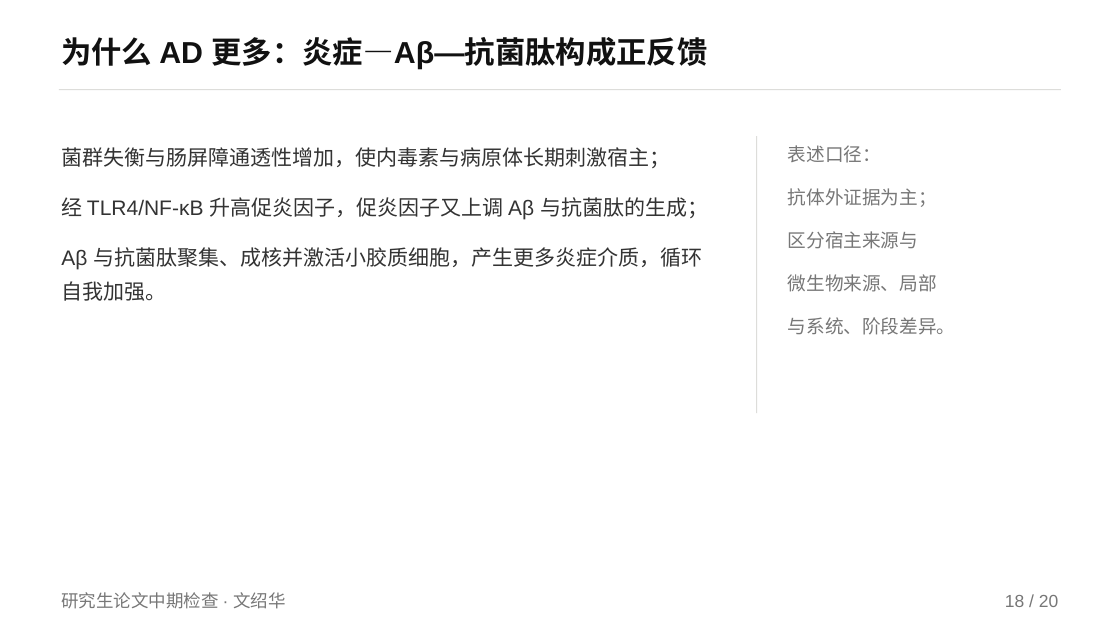
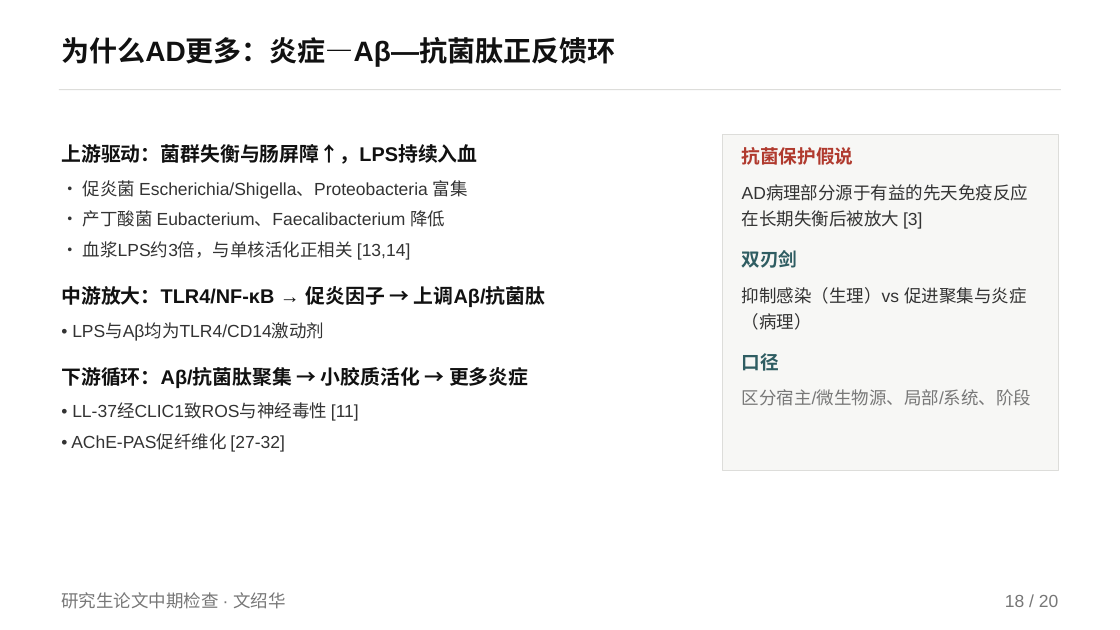
Before and after one commit to mqgg5630-cyber/zhongqi, a slide deck: slide 18 of deliverable/中期答辩_H_nature风.pptx. Drawn at 1120x630 pixels with LibreOffice and Linux fonts; fonts in the diff are those of the drawing. Boxes give left, top, right and bottom in pixels: in the first picture for what was removed or moved away, otherwise in the second. Text is boxed around its words. In the diff, an @@ line names an element or a change of style, - is before the commit and + after.

Commit message:
fix: 删除旧检查组名单，PPT排版重构无重叠，机制文献扩展至38篇覆盖8问+动力学多文献，分支同步至 arena/01a0a949-zhongqi
- 删除中期检查表中的张兴晓等6人旧名单，表格留空，build_ops/check_all适配
- 重写make_ppt_mech.py：4页机制补充页精简文字≥15pt，文本框增高，无重叠，check_ppt全OK
- 机制文档全面版：38篇文献，涵盖抗菌活性预测(Ma 2022/Santos-Junior 2024/Wan 2024)、AD感染关联(HSV-1/P.gingivalis/LPS)、宿主AMP上调(hBD-1/hBD-2/LL-37/CAP37)、AChE-PAS多文献链(Inestrosa 1996/De Ferrari 2001/Atanasova 2020)、双刃剑、谁更多、为什么多炎症关系
- 更新sync.config.json分支为arena/01a0a949-zhongqi，README说明同步命令无需改路径
- 新增docs/全面整改说明.md逐条对应用户问题

```diff
--- a/deliverable/中期答辩_H_nature风.pptx
+++ b/deliverable/中期答辩_H_nature风.pptx
@@ text at bbox=[61, 37, 615, 67]: text changed; size 26 to 24 pt @@
-为什么 AD 更多：炎症—Aβ—抗菌肽构成正反馈
+为什么AD更多：炎症—Aβ—抗菌肽正反馈环
@@ text at bbox=[61, 144, 545, 452]: text changed; size 18 to 15 pt @@
-菌群失衡与肠屏障通透性增加，使内毒素与病原体长期刺激宿主；
-经 TLR4/NF-κB 升高促炎因子，促炎因子又上调 Aβ 与抗菌肽的生成；
-Aβ 与抗菌肽聚集、成核并激活小胶质细胞，产生更多炎症介质，循环自我加强。
+上游驱动：菌群失衡与肠屏障↑，LPS持续入血
+• 促炎菌 Escherichia/Shigella、Proteobacteria 富集
+• 产丁酸菌 Eubacterium、Faecalibacterium 降低
+• 血浆LPS约3倍，与单核活化正相关 [13,14]
+中游放大：TLR4/NF-κB → 促炎因子 → 上调Aβ/抗菌肽
+• LPS与Aβ均为TLR4/CD14激动剂
+下游循环：Aβ/抗菌肽聚集 → 小胶质活化 → 更多炎症
+• LL-37经CLIC1致ROS与神经毒性 [11]
+• AChE-PAS促纤维化 [27-32]
@@ rectangle: place and size @@
-rectangle at bbox=[756, 136, 757, 413]
+rectangle at bbox=[723, 134, 1059, 471]
@@ rectangle at bbox=[723, 134, 1059, 471]: fill #DDDDDA to #F7F7F5; outline none to #DDDDDA 0.75 pt @@
@@ text at bbox=[742, 147, 1032, 406]: text changed; size 16 to 15 pt; text colour #777777 to #333333 @@
-表述口径：
-抗体外证据为主；
-区分宿主来源与
-微生物来源、局部
-与系统、阶段差异。
+抗菌保护假说
+AD病理部分源于有益的先天免疫反应在长期失衡后被放大 [3]
+双刃剑
+抑制感染（生理）vs 促进聚集与炎症（病理）
+口径
+区分宿主/微生物源、局部/系统、阶段
```
Also in this commit, not shown: 1 other slide changed, 2 slides added, 2 slides removed, 25 other files.
